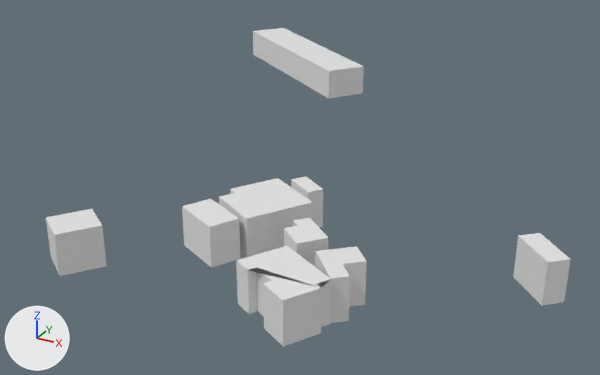
The glTF model output/glb/tile_224.glb, before and after one commit.
Before and after are seen from a camera (50 mm lens) standing at (48.0, -241.0, 90.0) and looking at (-61.0, -42.0, -10.0). Arrows for +X, +Y and +Z are at lower left; the lights stay in place. The older version comes first.
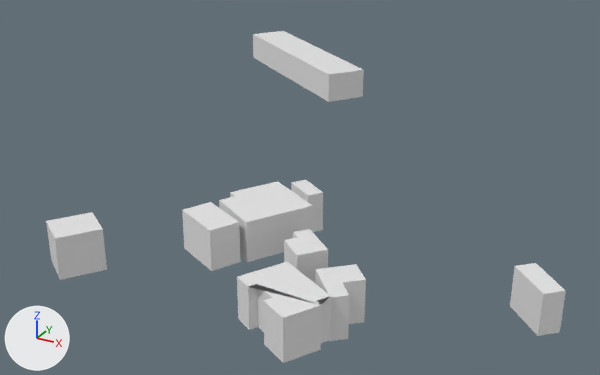
What differs and where, as boxes (x1, y1, x2, y2) in the pictures (600 x 375 px; the box of a moved part takes in the faces that stretch with it):
'Mesh_0', reshaped
    before: (46, 28, 570, 347)
    after: (46, 31, 566, 363)
part 1 of me_mesh_0, moved or reshaped
    before: (253, 28, 364, 98)
    after: (253, 31, 364, 102)
part 2 of me_mesh_0, moved or reshaped
    before: (236, 246, 331, 347)
    after: (237, 262, 331, 363)
part 3 of me_mesh_0, moved or reshaped
    before: (182, 199, 240, 268)
    after: (182, 202, 241, 271)
part 4 of me_mesh_0, moved or reshaped
    before: (46, 209, 107, 276)
    after: (46, 212, 107, 280)
part 5 of me_mesh_0, moved or reshaped
    before: (513, 233, 570, 305)
    after: (510, 263, 566, 336)
part 6 of me_mesh_0, moved or reshaped
    before: (291, 176, 323, 228)
    after: (291, 180, 323, 232)
part 7 of me_mesh_0, moved or reshaped
    before: (219, 178, 313, 257)
    after: (219, 181, 313, 262)
part 8 of me_mesh_0, moved or reshaped
    before: (284, 218, 328, 266)
    after: (284, 229, 328, 283)
part 9 of me_mesh_0, moved or reshaped
    before: (315, 246, 367, 323)
    after: (315, 264, 366, 341)

Diff of the bpy script that builds the scene:
```diff
--- a/output/glb/tile_224.glb.py
+++ b/output/glb/tile_224.glb.py
@@ me_mesh_0 @@
 # used by ob_mesh_0; location = (0.0, 0.0, 0.0)
-me_mesh_0.from_pydata(...)  # 96 vertices, 126 faces; spans x -135.0..25.0, y -129.0..62.0, z 0.0..10.0
+me_mesh_0.from_pydata(...)  # 96 vertices, 126 faces; spans x -135.0..25.0, y -129.0..62.0, z -7.0..9.0
+# me_mesh_0 part 1: the loose piece of 8 vertices spanning x -135.0..-72.0, y 12.0..62.0, z 0.0..10.0 is moved by (0.0, 0.0, -1.0)
+# me_mesh_0 part 2: the loose piece of 20 vertices spanning x -33.0..-14.0, y -128.0..-109.0, z 0.0..10.0 is moved by (0.0, 0.0, -4.0)
+# me_mesh_0 part 3: the loose piece of 8 vertices spanning x -58.0..-43.0, y -110.0..-97.0, z 0.0..10.0 is moved by (0.0, 0.0, -1.0)
+# me_mesh_0 part 4: the loose piece of 8 vertices spanning x -81.0..-67.0, y -129.0..-115.0, z 0.0..10.0 is moved by (0.0, 0.0, -1.0)
+# me_mesh_0 part 5: the loose piece of 8 vertices spanning x 13.0..25.0, y -90.0..-78.0, z 0.0..10.0 is moved by (0.0, 0.0, -7.0)
+# me_mesh_0 part 6: the loose piece of 8 vertices spanning x -44.0..-34.0, y -83.0..-75.0, z 0.0..10.0 is moved by (0.0, 0.0, -1.0)
+# me_mesh_0 part 7: the loose piece of 12 vertices spanning x -54.0..-33.0, y -102.0..-79.0, z 0.0..10.0 is moved by (0.0, 0.0, -1.0)
+# me_mesh_0 part 8: the loose piece of 12 vertices spanning x -32.0..-22.0, y -107.0..-95.0, z 0.0..10.0 is moved by (0.0, 0.0, -3.0)
+# me_mesh_0 part 9: the loose piece of 12 vertices spanning x -21.0..-11.0, y -117.0..-103.0, z 0.0..10.0 is moved by (0.0, 0.0, -4.0)
```
